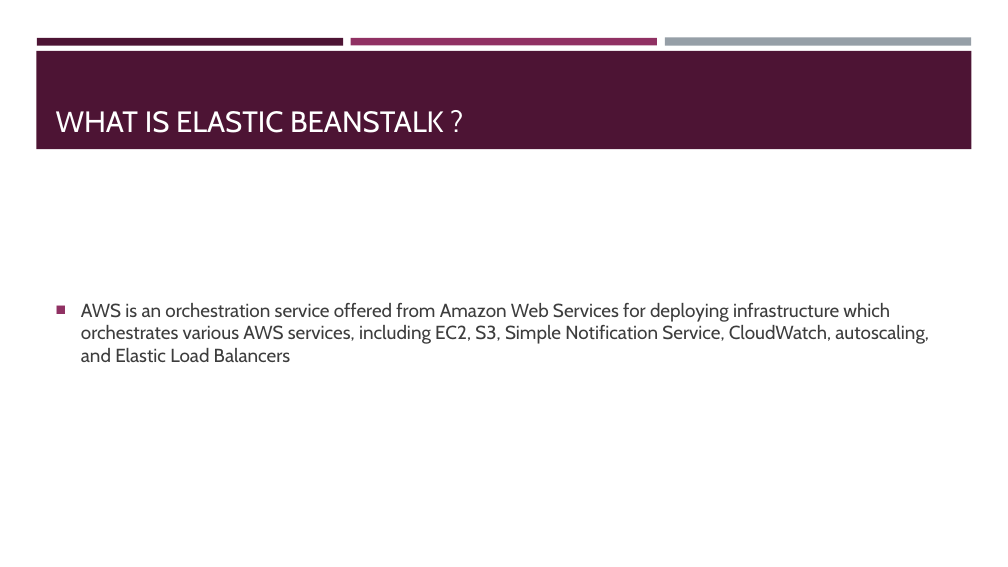
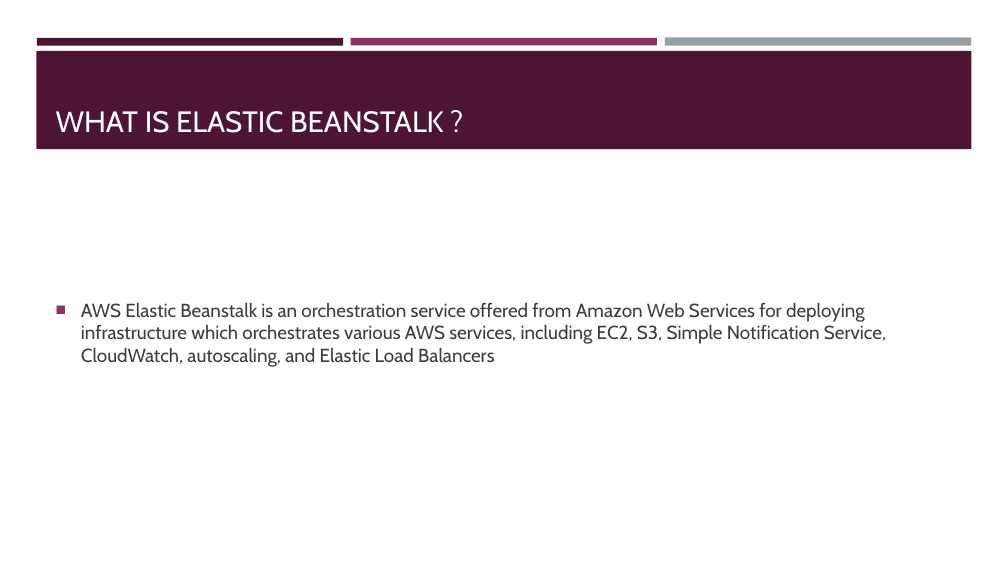
Before and after one commit to lasiewicz/demo, a slide deck: slide 4 of presentation.pptx. Drawn at 1008x567 pixels with LibreOffice and Linux fonts; fonts in the diff are those of the drawing. Boxes give left, top, right and bottom in pixels: in the first picture for what was removed or moved away, otherwise in the second. Text is boxed around its words. In the diff, an @@ line names an element or a change of style, - is before the commit and + after.

```diff
--- a/presentation.pptx
+++ b/presentation.pptx
@@ text at bbox=[81, 303, 886, 367]: text changed @@
-■ AWS is an orchestration service offered from Amazon Web Services for deploying infrastructure which orchestrates various AWS services, including EC2, S3, Simple Notification Service, CloudWatch, autoscaling, and Elastic Load Balancers
+■ AWS Elastic Beanstalk is an orchestration service offered from Amazon Web Services for deploying infrastructure which orchestrates various AWS services, including EC2, S3, Simple Notification Service, CloudWatch, autoscaling, and Elastic Load Balancers
```
Also in this commit, not shown: 3 other slides changed, 1 slide added, 2 other files.
